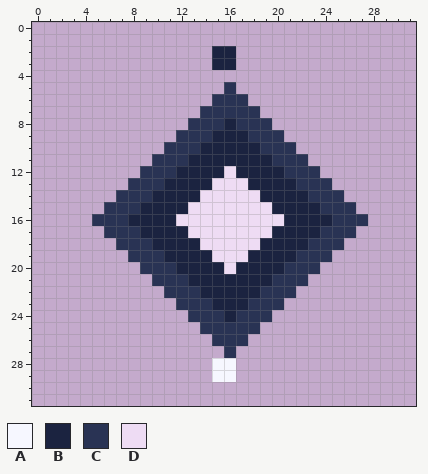
File history of a pixel-art file, game/assets/source/original_procedural/rarity_normal.aseprite. Above is the file before it was changed.
32x32 pixels, 1 frame.
Palette (. is transparent): A #f6f7ff  B #1b2340  C #293354  D #eedcf4
Pixels before, first column x 5:
 2 ..........BB...........
 3 ..........BB...........
 4 .......................
 5 ...........C...........
 6 ..........CCC..........
 7 .........CCCCC.........
 8 ........CCCBCCC........
 9 .......CCCBBBCCC.......
10 ......CCCBBBBBCCC......
11 .....CCCBBBBBBBCCC.....
12 ....CCCBBBBDBBBBCCC....
13 ...CCCBBBBDDDBBBBCCC...
14 ..CCCBBBBDDDDDBBBBCCC..
15 .CCCBBBBDDDDDDDBBBBCCC.
16 CCCBBBBDDDDDDDDDBBBBCCC
17 .CCCBBBBDDDDDDDBBBBCCC.
18 ..CCCBBBBDDDDDBBBBCCC..
19 ...CCCBBBBDDDBBBBCCC...
20 ....CCCBBBBDBBBBCCC....
21 .....CCCBBBBBBBCCC.....
22 ......CCCBBBBBCCC......
23 .......CCCBBBCCC.......
24 ........CCCBCCC........
25 .........CCCCC.........
26 ..........CCC..........
27 ...........C...........
28 ..........AA...........
29 ..........AA...........
The same view after the edit:
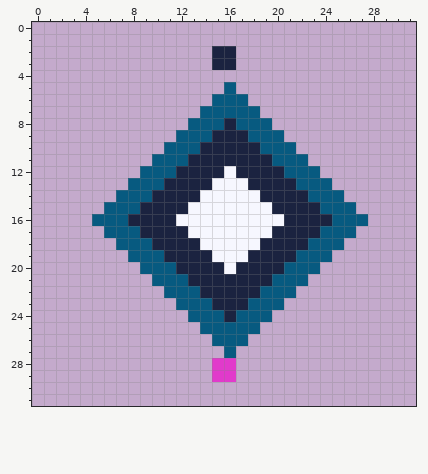
The exact change:
colour A: #f6f7ff -> #e13acb
colour C: #293354 -> #075a80
colour D: #eedcf4 -> #f6f7ff
Where, in picture pixels (left, top, right, bottom), the same in both pictures:
changed: (92, 82, 368, 382)
